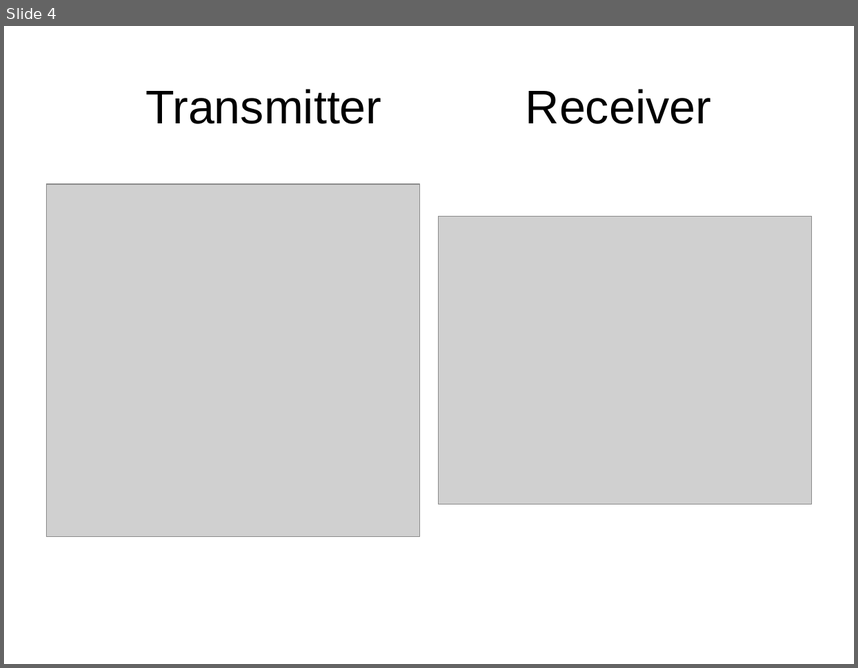
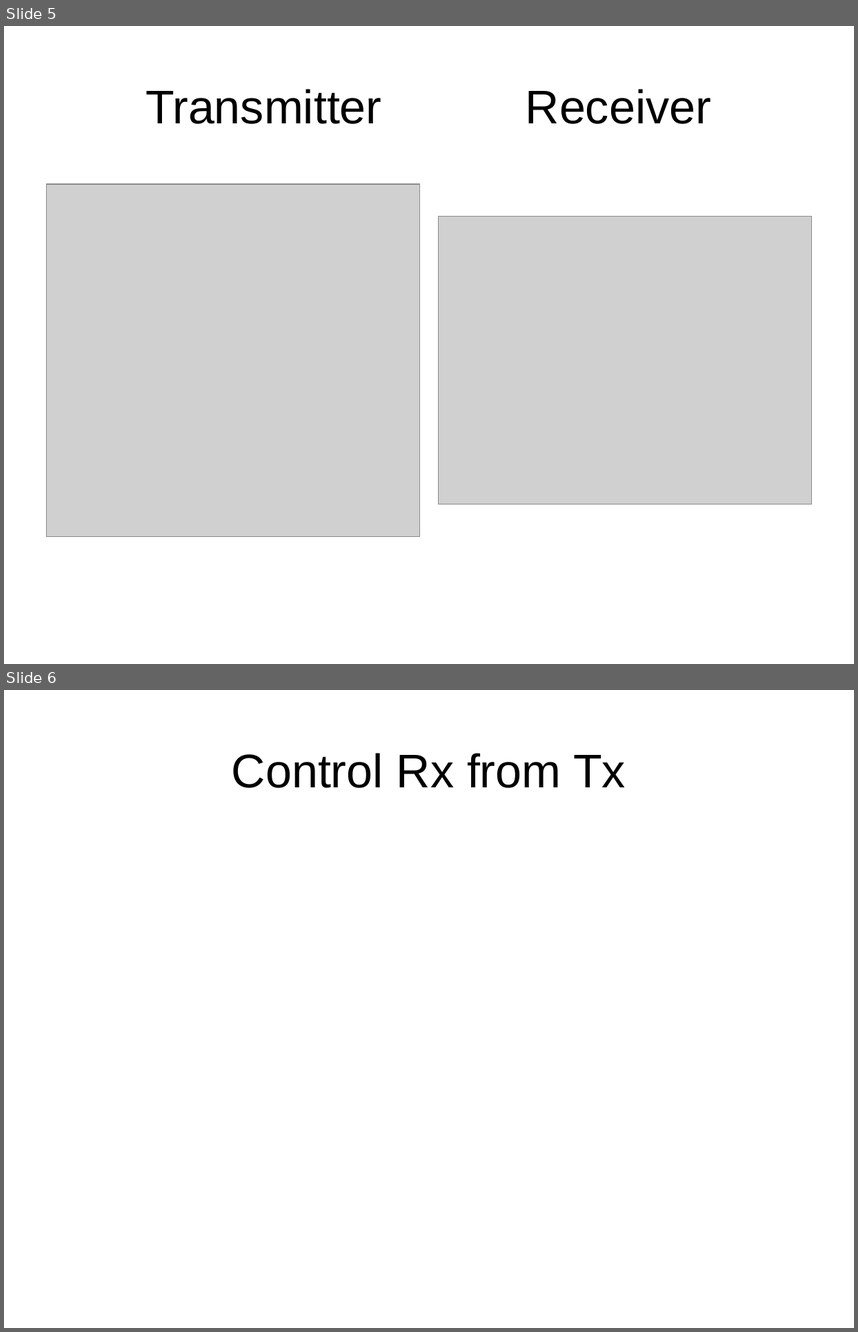
Before and after one commit to dhayanithivijayan/LearnIt, a slide deck: Arduino/DayFour.odp. Shown one above the other, each under a label of ours: slide 4 before the commit, slides 5 and 6 after it. The pictures are 858x668 and 858x1332 pixels, drawn with LibreOffice and Linux fonts; fonts in the diff are those of the drawing; grey boxes stand for pictures. Boxes give left, top, right and bottom in pixels: in the first picture for what was removed or moved away, otherwise in the second. Text is boxed around its words. In the diff, an @@ line names an element or a change of style, - is before the commit and + after.

```diff
--- a/Arduino/DayFour.odp
+++ b/Arduino/DayFour.odp
@@ slide 6 added at [4,690,854,1328], background #FFFFFF @@
@@ title added at [232,753,626,788], 44 pt, text #000000 @@
+Control Rx from Tx
@@ what was slide 4 is now slide 5 @@
```
Also in this commit, not shown: 1 other slide added, 4 other files.
